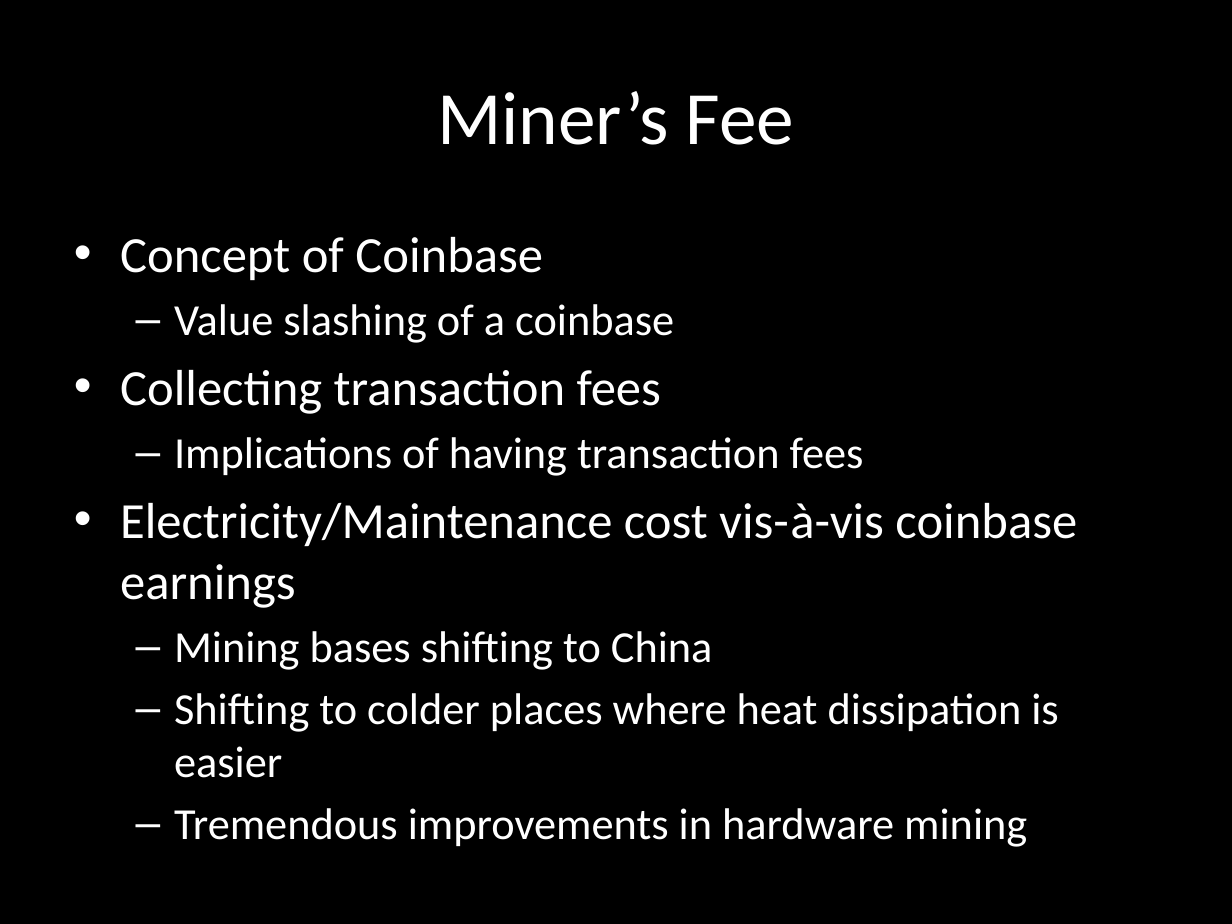
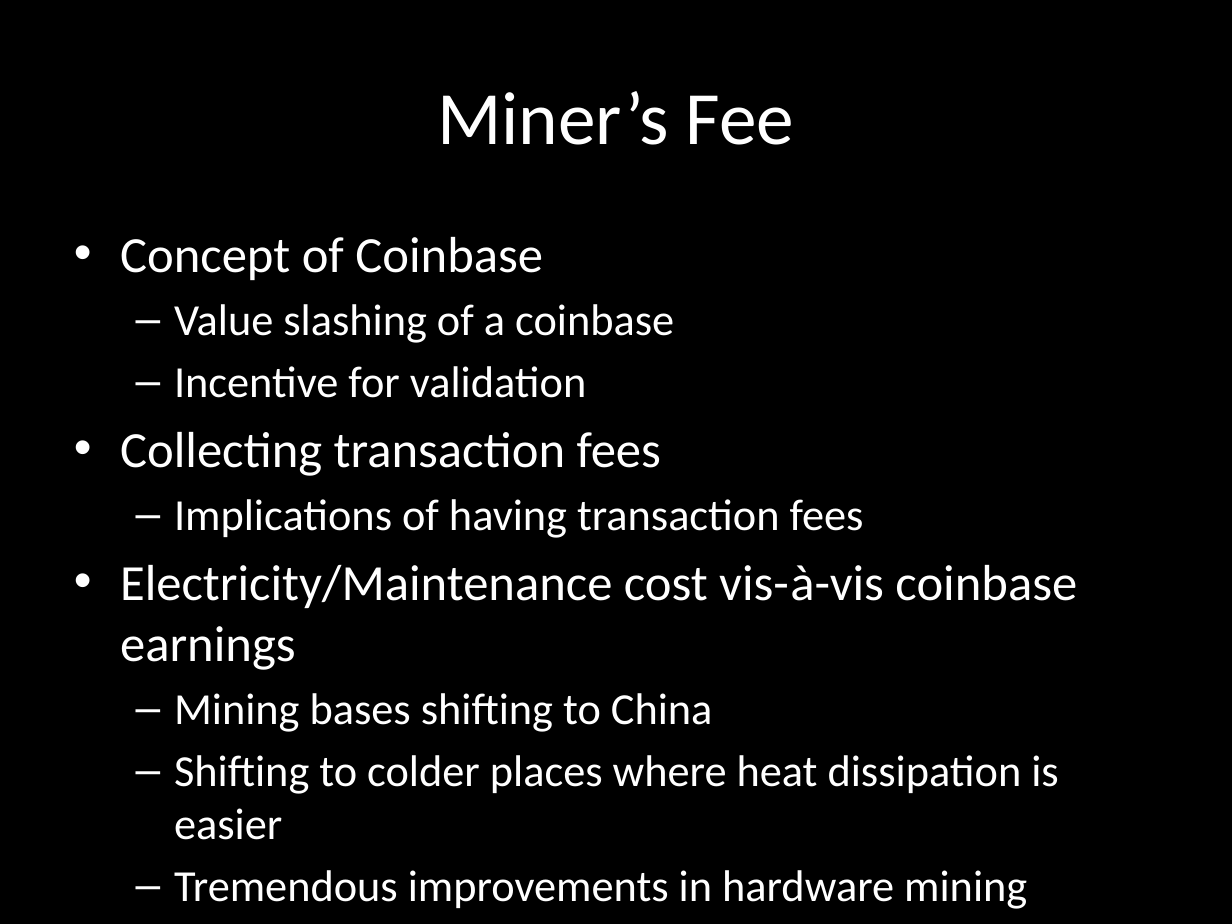
Before and after one commit to nyrahul/blockchain_blogs, a slide deck: slide 19 of Blockchain-rjed_v2.pptx. Drawn at 1232x924 pixels with LibreOffice and Linux fonts; fonts in the diff are those of the drawing. Boxes give left, top, right and bottom in pixels: in the first picture for what was removed or moved away, otherwise in the second. Text is boxed around its words. In the diff, an @@ line names an element or a change of style, - is before the commit and + after.

```diff
--- a/Blockchain-rjed_v2.pptx
+++ b/Blockchain-rjed_v2.pptx
@@ text at [174,366,586,398]: paragraph added @@
+  – Incentive for validation
```
Also in this commit, not shown: 2 other slides changed, 2 slides added, 2 other files.
